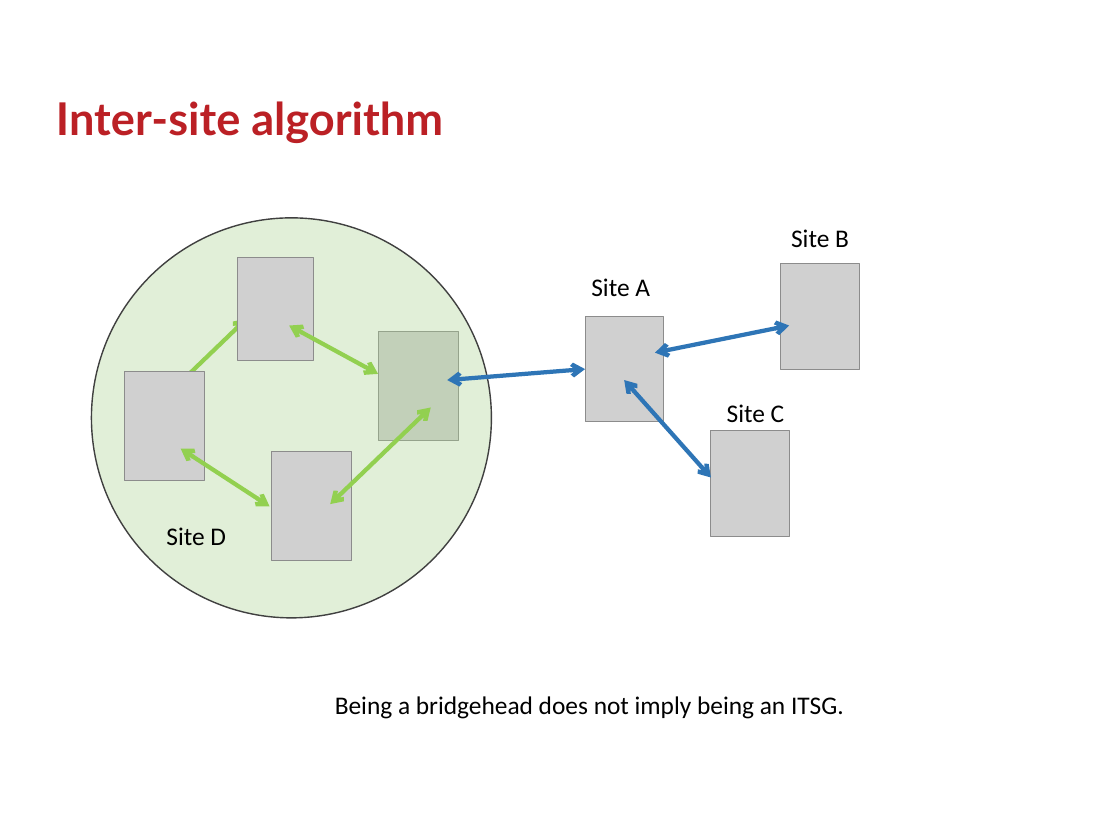
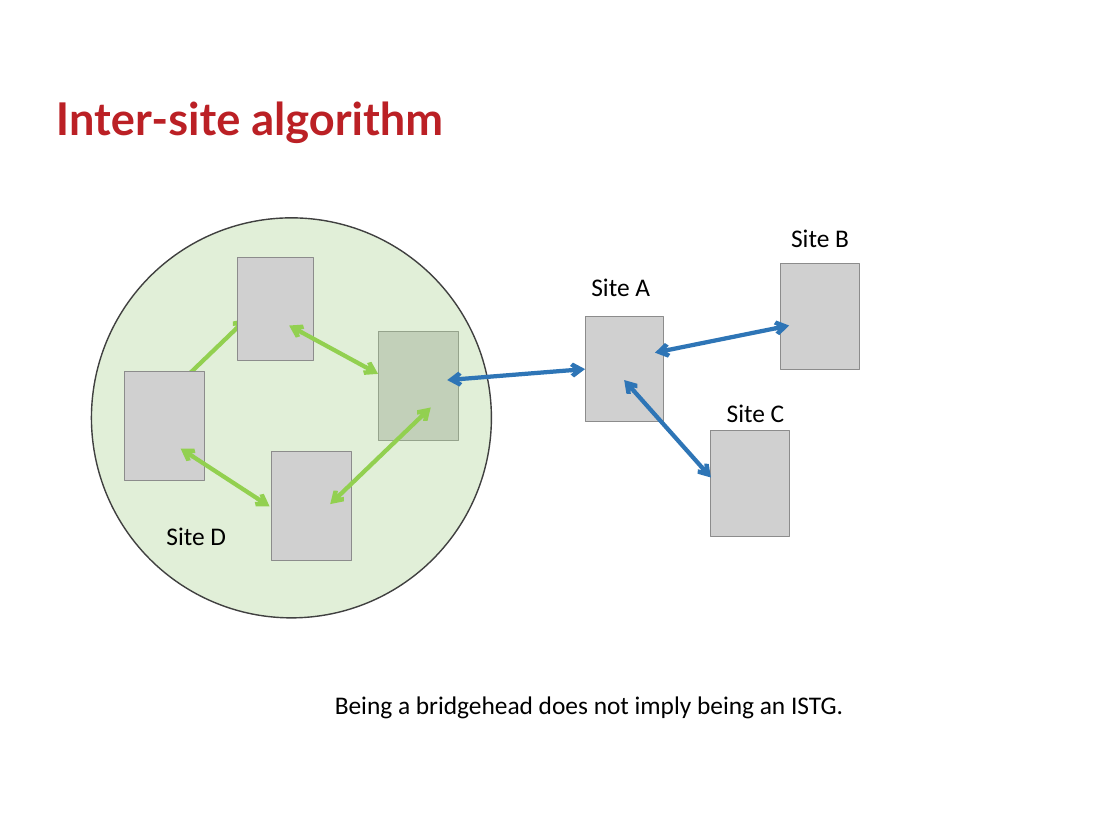
Before and after one commit to GSam/Slides, a slide deck: slide 19 of Samba KCC.pptx. Drawn at 1120x840 pixels with LibreOffice and Linux fonts; fonts in the diff are those of the drawing; grey boxes stand for pictures; background and template pictures are left out. Boxes give left, top, right and bottom in pixels: in the first picture for what was removed or moved away, otherwise in the second. Text is boxed around its words. In the diff, an @@ line names an element or a change of style, - is before the commit and + after.

```diff
--- a/Samba KCC.pptx
+++ b/Samba KCC.pptx
@@ text at bbox=[335, 696, 843, 719]: text changed @@
-Being a bridgehead does not imply being an ITSG.
+Being a bridgehead does not imply being an ISTG.
```
Also in this commit, not shown: 13 other slides changed, 11 slides added, 7 slides removed, 1 other file.
